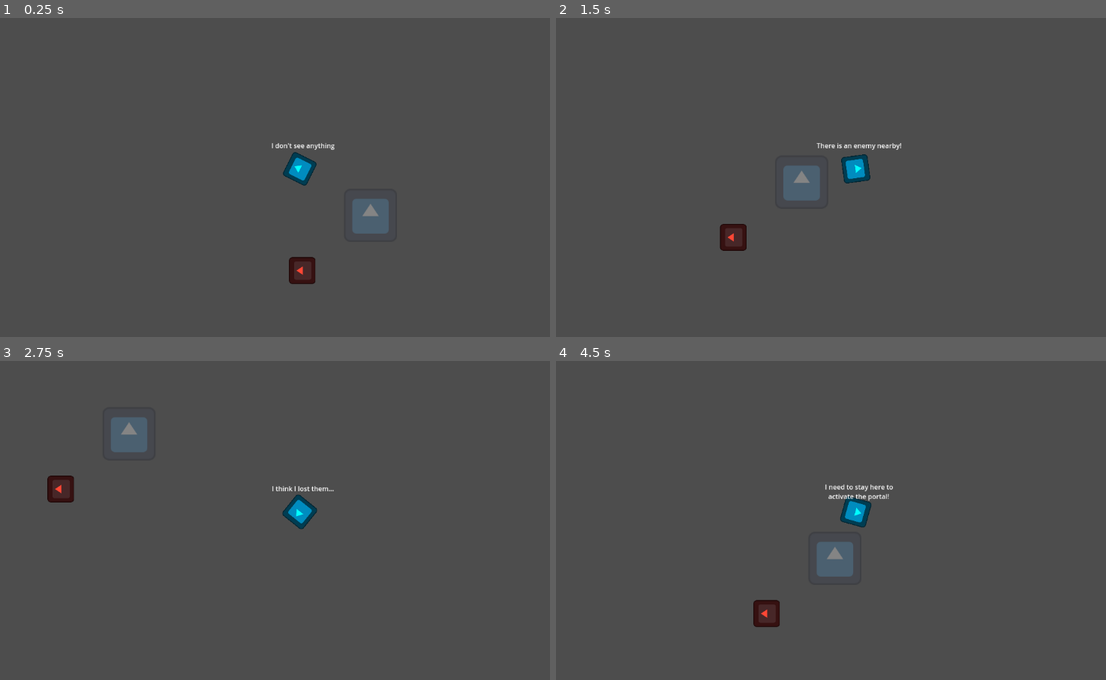
Above: before the commit, frames 1-4 (two rows, left to right).
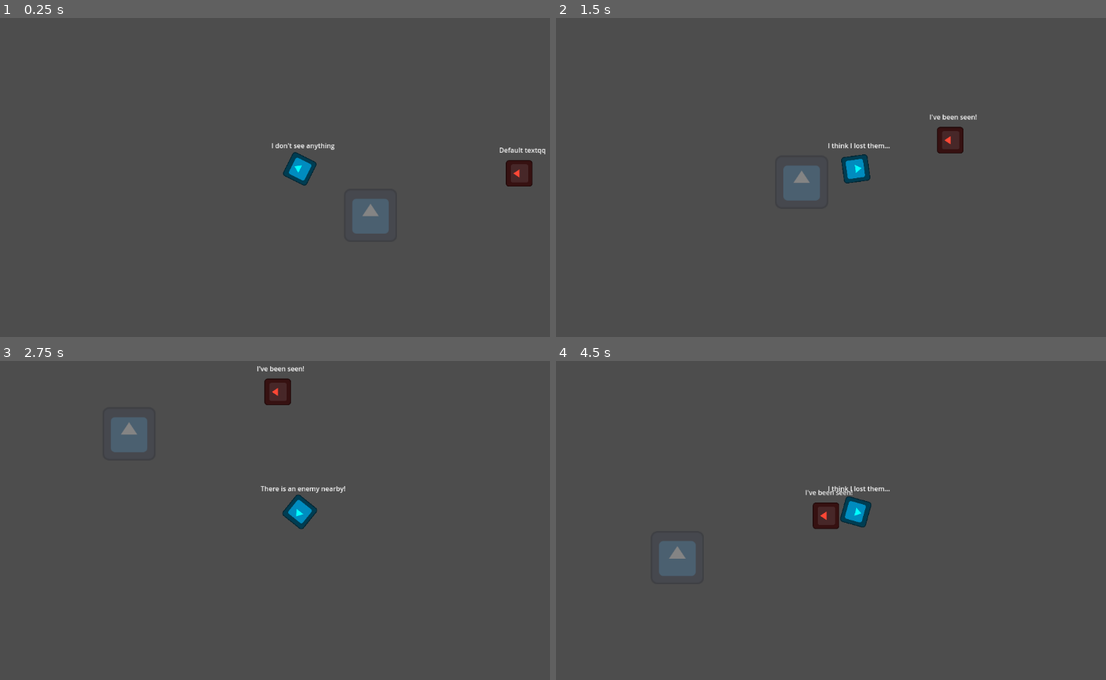
Above: after the commit, the same moments.

Repository: haladrias/godot_wild_jam_82_project
Game: Godot game, scene res://scenes/main.tscn
The game is run twice, just before and just after one commit, with the same random seed, the same clock (stepped at 60 frames per second) and the same inputs. The engine's default icon, where the game draws it, is replaced by a stand-in: a white triangle on a blue panel in a dark square.
Inputs (mouse positions are in pixels of both pictures, inside the frame that each line leads up to):
- Up to frame 1 (0.25 s): no input
- Up to frame 2 (1.5 s): tap Enter at 0.5 s; move the mouse to (985, 151) at 0.52 s; hold D (move_right) 0.53-1.28 s; move the mouse to (737, 187) at 1.27 s; hold S (move_down) from 1.28 s (still down)
- Up to frame 3 (2.75 s): move the mouse to (357, 437) at 2.02 s; release S (move_down) at 2.03 s; hold D (move_right) from 2.03 s (still down)
- Up to frame 4 (4.5 s): move the mouse to (825, 577) at 2.77 s; release D (move_right) at 2.78 s; hold W (move_up) 2.78-3.53 s; move the mouse to (1034, 561) at 3.52 s; hold A (move_left) from 3.53 s (still down); move the mouse to (677, 459) at 4.27 s

The runs differ from the first frame. In frame 1, 0.9% of the frame differs, in the area x 52-100%, y 40-84%; in frame 2, 1.0%; in frame 3, 1.0%; in frame 4, 2.5%, in the area x 18-62%, y 38-84%.

Commit message:
Implemented improved view cone
View cones are now automatically generated based on exported variables.

Started working on detection functionality but will merge and create a new branch.
- Added GlobalConstants autoload
- Continuing to tweak DetectionComponent behavriou

Diff:
--- a/project.godot
+++ b/project.godot
@@ -18,6 +18,7 @@
 [autoload]
 
 SignalBus="*res://scripts/signal_bus.gd"
+GlobalConstants="*res://scripts/global_constants.gd"
 
 [input]
 
--- a/scenes/detection_component.tscn
+++ b/scenes/detection_component.tscn
@@ -9,7 +9,6 @@
 script = ExtResource("1_dvnaf")
 
 [node name="ViewCone" type="Area2D" parent="." groups=["ViewCone"]]
-rotation = 1.5708
 
 [node name="CollisionPolygon2D" type="CollisionPolygon2D" parent="ViewCone"]
 build_mode = 1
--- a/scenes/enemy.tscn
+++ b/scenes/enemy.tscn
@@ -40,9 +40,12 @@
 [node name="MovementComponent" parent="." instance=ExtResource("4_ujyba")]
 
 [node name="DetectionComponent" parent="." instance=ExtResource("5_ujyba")]
+faction = 1
+cone_resolution = 20
+cone_radius = 300.0
+cone_angle = 90.0
 
 [node name="DebugLabel" type="RichTextLabel" parent="."]
-visible = false
 offset_left = -104.0
 offset_top = -72.0
 offset_right = 120.0
@@ -51,3 +54,5 @@
 fit_content = true
 horizontal_alignment = 1
 vertical_alignment = 1
+
+[connection signal="area_entered" from="CollisionShape2D/Sprite2D/Area2D" to="." method="_on_area_2d_area_entered"]
--- a/scenes/game.tscn
+++ b/scenes/game.tscn
@@ -14,4 +14,4 @@
 [node name="Portal" parent="." instance=ExtResource("3_lbhrr")]
 
 [node name="Enemy" parent="." instance=ExtResource("4_lbhrr")]
-position = Vector2(378, 433)
+position = Vector2(899, 199)
--- a/scenes/temp_player.tscn
+++ b/scenes/temp_player.tscn
@@ -16,7 +16,7 @@
 script = ExtResource("1_qc3fp")
 input_component = NodePath("InputComponent")
 movement_component = NodePath("MovementComponent")
-detection_component = NodePath("DetectionComponent")
+detection_component = NodePath("CollisionShape2D/DetectionComponent")
 
 [node name="CollisionShape2D" type="CollisionShape2D" parent="."]
 shape = SubResource("RectangleShape2D_h0i82")
@@ -27,18 +27,20 @@
 scale = Vector2(0.5, 0.5)
 texture = ExtResource("2_smlvt")
 
-[node name="Area2D" type="Area2D" parent="CollisionShape2D/Sprite2D" groups=["Detectable", "Player"]]
-rotation = 1.5708
-scale = Vector2(2, 2)
+[node name="DetectionComponent" parent="CollisionShape2D" instance=ExtResource("5_ujyba")]
+faction = 0
+cone_resolution = 20
+cone_radius = 300.0
+cone_angle = 90.0
 
-[node name="CollisionShape2D" type="CollisionShape2D" parent="CollisionShape2D/Sprite2D/Area2D"]
+[node name="Area2D" type="Area2D" parent="CollisionShape2D/DetectionComponent" groups=["Player"]]
+
+[node name="CollisionShape2D" type="CollisionShape2D" parent="CollisionShape2D/DetectionComponent/Area2D"]
 shape = SubResource("RectangleShape2D_j5nhj")
 
 [node name="InputComponent" parent="." instance=ExtResource("3_j5nhj")]
 
 [node name="MovementComponent" parent="." instance=ExtResource("4_ujyba")]
-
-[node name="DetectionComponent" parent="." instance=ExtResource("5_ujyba")]
 
 [node name="Camera2D" type="Camera2D" parent="."]
 zoom = Vector2(0.8, 0.8)
--- a/scripts/detection_component.gd
+++ b/scripts/detection_component.gd
@@ -1,3 +1,4 @@
+@tool
 extends Node2D
 class_name DetectionComponent
 signal proximity_detection_triggered
@@ -5,8 +6,101 @@
 signal view_cone_detection_triggered
 signal view_cone_detection_stopped
 
+
+@export var faction: GlobalConstants.FactionType
+
+@onready var view_cone: Area2D = $ViewCone
+@onready var proximity_area: Area2D = $ProximityArea
+
+@onready var collision_polygon_2d: CollisionPolygon2D = $ViewCone/CollisionPolygon2D
+var cone_direction: Vector2
+
+@export_group("ViewCone Properties")
+@export var cone_resolution: int = 20:
+	set(value):
+		cone_resolution = max(value, 3)
+		if is_node_ready():
+			set_view_cone_polygon()
+			print("Cone resolution updated to: " + str(cone_resolution))
+
+@export_range(100.0, 1000.0, 50.0) var cone_radius: float = 300.0:
+	set(value):
+		cone_radius = value
+		# If the node is ready, update the shape.
+		if is_node_ready():
+			set_view_cone_polygon()
+			print("Cone length updated to: " + str(cone_radius))
+
+@export_range(5.0, 360.0, 5.0) var cone_angle: float = 90.0:
+	set(value):
+		cone_angle = clamp(value, 20.0, 360.0)
+		# If the node is ready, update the shape.
+		if is_node_ready():
+			set_view_cone_polygon()
+			print("Cone angle updated to: " + str(cone_angle))
+
+
+
+func _ready() -> void:
+	set_view_cone_polygon()
+	set_faction()
+
+
+func set_faction():
+	match faction:
+		GlobalConstants.FactionType.Player:
+			view_cone.add_to_group("PlayerDetector")
+			proximity_area.add_to_group("PlayerDetector")
+		GlobalConstants.FactionType.Enemy:
+			view_cone.add_to_group("EnemyDetector")
+			proximity_area.add_to_group("EnemyDetector")
+
+
+
+func set_view_cone_polygon():
+# This function uses cone_radius and cone_angle to create a polygon to use as the view cone collider.
+	if not is_node_ready():
+		return
+	var polygon_points: Array[Vector2] = [Vector2.ZERO]
+	var cone_angle_rad = deg_to_rad(cone_angle)
+	var cone_start_angle_rad = -cone_angle_rad / 2.0
+	var step_rad = cone_angle_rad / cone_resolution
+	for i in range(cone_resolution + 1):
+		var current_angle = cone_start_angle_rad + i * step_rad
+		var point = Vector2.from_angle(current_angle) * cone_radius
+		polygon_points.append(point)
+	collision_polygon_2d.polygon = polygon_points
+
+
 func set_view_cone_rotation(direction):
 	look_at(direction)
+	cone_direction = direction
+
+
+func view_cone_detected(area: Area2D):
+	# TODO: Trigger seen behaviour
+	var direction = global_position.direction_to(area.global_position)
+	var facing_ratio = cone_direction.dot(direction)
+	var fov_ratio = cos(deg_to_rad(70))
+	if facing_ratio > fov_ratio:
+		match faction:
+			GlobalConstants.FactionType.Player:
+				if area.is_in_group("Enemy"):
+					print("In field of vision")
+					print(fov_ratio)
+					view_cone_detection_triggered.emit(area)
+			GlobalConstants.FactionType.Enemy:
+				if area.is_in_group("Player"):
+					print("Player detected")
+					view_cone_detection_triggered.emit(area)
+	else:
+		print("Not in field of vision")
+
+
+func view_cone_no_longer_detected(area: Area2D):
+	if area.is_in_group("Enemy"):
+		view_cone_detection_stopped.emit(area)
+		print("Lost sight of enemy")
 
 
 func proximity_detected(area: Area2D):
@@ -15,13 +109,3 @@
 
 func proximity_no_longer_detected(area: Area2D):
 	proximity_detection_stopped.emit(area)
-
-
-func view_cone_detected(area: Area2D):
-	# TODO: Trigger seen behaviour
-	if area.is_in_group("Detectable"):
-		view_cone_detection_triggered.emit(area)
-	pass
-
-func view_cone_no_longer_detected(area: Area2D):
-	view_cone_detection_stopped.emit(area)
--- a/scripts/enemy.gd
+++ b/scripts/enemy.gd
@@ -6,7 +6,8 @@
 @onready var entity: CollisionShape2D = $CollisionShape2D
 
 func _ready() -> void:
-	# detection_component.proximity_detection_triggered.connect(panic)
+	#detection_component.proximity_detection_triggered.connect(panic)
+	detection_component.view_cone_detection_triggered.connect(panic)
 	pass
 
 func _process(_delta):
@@ -16,4 +17,9 @@
 	return
 
 func panic():
-	DebugTools.update_debug_label(debug_label, "There is an enemy nearby!")
+	DebugTools.update_debug_label(debug_label, "I've been seen!")
+
+
+func _on_area_2d_area_entered(area: Area2D) -> void:
+	if area.is_in_group("PlayerDetector"):
+		panic()
--- /dev/null
+++ b/scripts/global_constants.gd
@@ -0,0 +1,9 @@
+extends Node
+
+enum FactionType {
+	Player = 0,
+	Enemy = 1,
+	Neutral = 2,
+}
+
+enum Detectors {}
Not shown, added: scripts/global_constants.gd.uid
